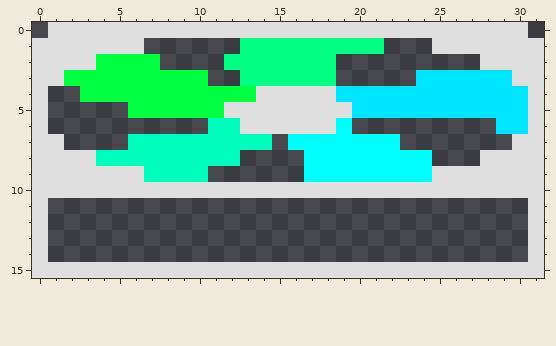
Two states of a pixel-art sprite, src/Assets/sozai/fan/fan002_08.png. The picture above was drawn from the file before the commit.
The file is 32x32 pixels. The old version is drawn lined up with the new one, on the new canvas.
Now the later version:
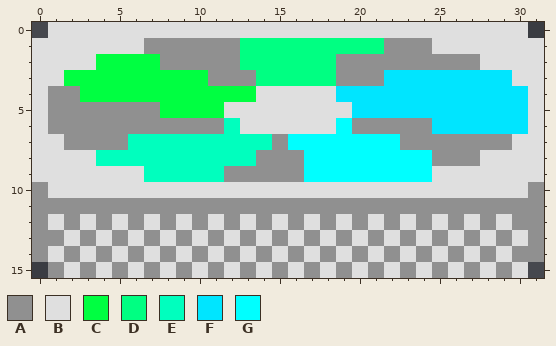
Palette (. is transparent): A #909090  B #dfdfdf  C #00ff41  D #00ff82  E #00ffbe  F #00e5ff  G #00ffff
The edit:
canvas 32x32 -> 32x16, the old top-left corner now at 0,-16 (the part of the old canvas that was cut away was empty and is not shown)
@@ x 0..31 @@
  0 .BBBBBBBBBBBBBBBBBBBBBBBBBBBBBB.
- 1 BBBBBBB......DDDDDDDDD...BBBBBBB
- 2 BBBBCCCC....DDDDDDD.........BBBB
- 3 BBCCCCCCCCC..DDDDDD.....FFFFFFBB
- 4 B..CCCCCCCCCCCBBBBBFFFFFFFFFFFFB
- 5 B.....CCCCCCBBBBBBBBFFFFFFFFFFFB
- 6 B..........EEBBBBBBG.........FFB
- 7 BB....EEEEEEEEE.GGGGGGG.......BB
- 8 BBBBEEEEEEEEE....GGGGGGGG...BBBB
- 9 BBBBBBBEEEE......GGGGGGGGBBBBBBB
-10 BBBBBBBBBBBBBBBBBBBBBBBBBBBBBBBB
-11 B..............................B
-12 B..............................B
-13 B..............................B
-14 B..............................B
-15 BBBBBBBBBBBBBBBBBBBBBBBBBBBBBBBB
+ 1 BBBBBBBAAAAAADDDDDDDDDAAABBBBBBB
+ 2 BBBBCCCCAAAAADDDDDDAAAAAAAAABBBB
+ 3 BBCCCCCCCCCAAADDDDDAAAFFFFFFFFBB
+ 4 BAACCCCCCCCCCCBBBBBFFFFFFFFFFFFB
+ 5 BAAAAAAACCCCBBBBBBBBFFFFFFFFFFFB
+ 6 BAAAAAAAAAAAEBBBBBBGAAAAAFFFFFFB
+ 7 BBAAAAEEEEEEEEEAGGGGGGGAAAAAAABB
+ 8 BBBBEEEEEEEEEEAAAGGGGGGGGAAABBBB
+ 9 BBBBBBBEEEEEAAAAAGGGGGGGGBBBBBBB
+10 ABBBBBBBBBBBBBBBBBBBBBBBBBBBBBBA
+11 AAAAAAAAAAAAAAAAAAAAAAAAAAAAAAAA
+12 ABABABABABABABABABABABABABABABAA
+13 AABABABABABABABABABABABABABABABA
+14 ABABABABABABABABABABABABABABABAA
+15 .ABABABABABABABABABABABABABABAB.
Boxes around the changes in both pictures, in picture pixels (x1, y1, x2, y2):
changed: (32, 38, 544, 278)
